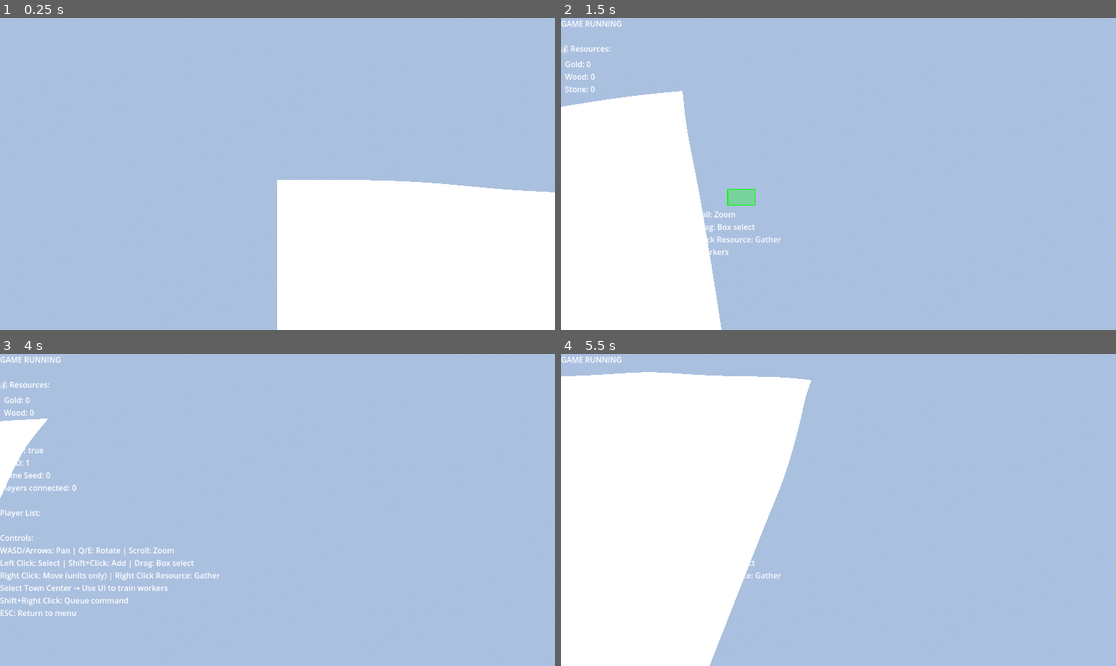
Above: before the commit, frames 1-4 (two rows, left to right).
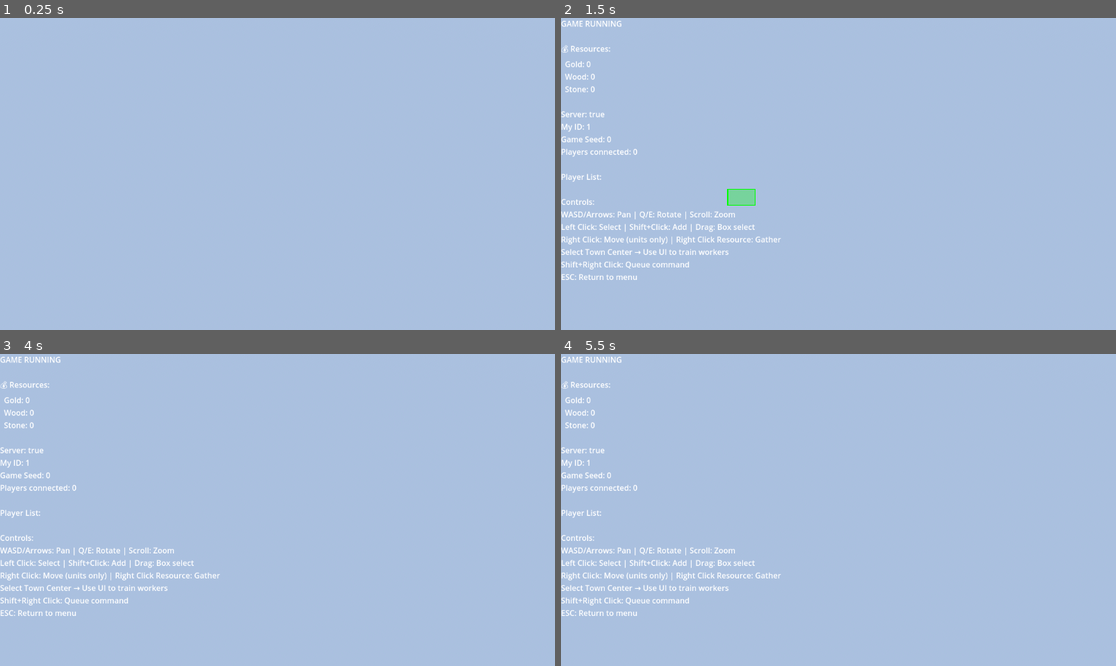
Above: after the commit, the same moments.

Repository: TonySimmering/rts_2025_v7
Game: Godot game, scene res://scenes/game/game.tscn
Same seed, same stepped clock (60 frames per second), same inputs: the game is played once before the commit and once after it. This scene is started directly instead of the project's main scene.
Inputs (mouse positions are in pixels of both pictures, inside the frame that each line leads up to):
- Up to frame 1 (0.25 s): no input
- Up to frame 2 (1.5 s): tap Enter at 0.5 s; move the mouse to (960, 158) at 0.52 s; hold Right (ui_right) 0.53-1.25 s; hold Q (camera_rotate_left) 0.53-1.25 s; click (960, 158) at 0.67 s; drag from (727, 189) to (810, 236) at 1.27 s
- Up to frame 3 (4 s): move the mouse to (333, 441) at 2.02 s; hold Right (ui_right) 2.03-2.75 s; tap I at 2.1 s; drag from (249, 572) to (111, 463) at 2.77 s; move the mouse to (444, 556) at 3.52 s; hold Left (ui_left) from 3.53 s (still down); tap F at 3.6 s
- Up to frame 4 (5.5 s): release Left (ui_left) at 4.25 s; drag from (672, 463) to (755, 432) at 4.27 s; move the mouse to (866, 510) at 5.02 s; hold Down (ui_down) from 5.03 s (still down); hold Q (camera_rotate_left) from 5.03 s (still down); click (866, 510) at 5.17 s

The runs differ from the first frame. In frame 1, 23% of the frame differs, in the area x 49-100%, y 51-100%; in frame 2, 18%; in frame 3, 0.9%; in frame 4, 33%, in the area x 0-46%, y 5-100%.
Error after the commit: Invalid call. Nonexistent function 'generate_tangents' in base 'ArrayMesh'. (res://scenes/terrain/terrain.gd:148)

Commit message:
Annotate terrain generation locals with explicit types

Diff:
--- a/scenes/terrain/terrain.gd
+++ b/scenes/terrain/terrain.gd
@@ -39,8 +39,14 @@
 const RESOURCE_NODE_SCENE = preload("res://scripts/resources/resource_node.tscn")
 
 var noise: FastNoiseLite
-var heightmap: Array = []
+var heightmap: Array[PackedFloat32Array] = []
 var terrain_seed: int = 0
+
+var _vertex_positions: PackedVector3Array = PackedVector3Array()
+var _vertex_normals: PackedVector3Array = PackedVector3Array()
+var _vertex_uvs: PackedVector2Array = PackedVector2Array()
+var _vertex_colors: PackedColorArray = PackedColorArray()
+var _mesh_indices: PackedInt32Array = PackedInt32Array()
 
 func _ready():
 	auto_generate = false
@@ -68,57 +74,126 @@
 	heightmap.resize(terrain_depth)
 
 	for z in terrain_depth:
-		heightmap[z] = []
-		heightmap[z].resize(terrain_width)
+		var row: PackedFloat32Array = PackedFloat32Array()
+		row.resize(terrain_width)
 		for x in terrain_width:
-			var noise_value = noise.get_noise_2d(x, z)
-			var height = remap(noise_value, -1.0, 1.0, min_height, max_height)
-			heightmap[z][x] = height
+			var noise_value: float = noise.get_noise_2d(x, z)
+			var height: float = remap(noise_value, -1.0, 1.0, min_height, max_height)
+			row[x] = height
+		heightmap[z] = row
 
 func create_mesh():
-	var surface_tool = SurfaceTool.new()
-	surface_tool.begin(Mesh.PRIMITIVE_TRIANGLES)
-
-	# Build vertices
+	_build_vertex_data_from_heightmap()
+	_commit_terrain_mesh()
+
+func _build_vertex_data_from_heightmap():
+	var vertex_count: int = terrain_width * terrain_depth
+
+	_vertex_positions = PackedVector3Array()
+	_vertex_positions.resize(vertex_count)
+	_vertex_normals = PackedVector3Array()
+	_vertex_normals.resize(vertex_count)
+	_vertex_uvs = PackedVector2Array()
+	_vertex_uvs.resize(vertex_count)
+	_vertex_colors = PackedColorArray()
+	_vertex_colors.resize(vertex_count)
+
+	_mesh_indices = PackedInt32Array()
+	_mesh_indices.resize((terrain_width - 1) * (terrain_depth - 1) * 6)
+
+	var width_minus_one: int = max(1, terrain_width - 1)
+	var depth_minus_one: int = max(1, terrain_depth - 1)
+	var index_write: int = 0
+
 	for z in terrain_depth:
 		for x in terrain_width:
-			var height = heightmap[z][x]
-			var vertex_pos = Vector3(
-				x * terrain_scale,
-				height,
-				z * terrain_scale
-			)
-			surface_tool.add_vertex(vertex_pos)
-
-			# --- CRITICAL FIX: ADD UVS FOR TEXTURING ---
-			surface_tool.set_uv(Vector2(
-				(x * terrain_scale) / terrain_width,
-				(z * terrain_scale) / terrain_depth
-			))
-
-	# Build triangles
+			var array_index: int = z * terrain_width + x
+			var height: float = heightmap[z][x]
+			var position: Vector3 = Vector3(x * terrain_scale, height, z * terrain_scale)
+			var normal: Vector3 = _calculate_vertex_normal(x, z)
+			var slope: float = 1.0 - clamp(normal.y, 0.0, 1.0)
+			var color: Color = _calculate_vertex_color(height, slope)
+
+			_vertex_positions[array_index] = position
+			_vertex_normals[array_index] = normal
+			_vertex_uvs[array_index] = Vector2(float(x) / width_minus_one, float(z) / depth_minus_one)
+			_vertex_colors[array_index] = color
+
 	for z in terrain_depth - 1:
 		for x in terrain_width - 1:
-			var i = z * terrain_width + x
-
-			surface_tool.add_index(i)
-			surface_tool.add_index(i + 1)
-			surface_tool.add_index(i + terrain_width)
-
-			surface_tool.add_index(i + 1)
-			surface_tool.add_index(i + terrain_width + 1)
-			surface_tool.add_index(i + terrain_width)
-
-	surface_tool.generate_normals()
-
-	# --- CRITICAL FIX: ADD TANGENTS FOR NORMAL MAPPING ---
-	surface_tool.generate_tangents()
-
-	terrain_mesh_instance.mesh = surface_tool.commit()
+			var top_left: int = z * terrain_width + x
+			var top_right: int = top_left + 1
+			var bottom_left: int = top_left + terrain_width
+			var bottom_right: int = bottom_left + 1
+
+			_mesh_indices[index_write] = top_left
+			_mesh_indices[index_write + 1] = top_right
+			_mesh_indices[index_write + 2] = bottom_left
+			_mesh_indices[index_write + 3] = top_right
+			_mesh_indices[index_write + 4] = bottom_right
+			_mesh_indices[index_write + 5] = bottom_left
+			index_write += 6
+
+func _commit_terrain_mesh():
+	var arrays: Array = []
+	arrays.resize(Mesh.ARRAY_MAX)
+	arrays[Mesh.ARRAY_VERTEX] = _vertex_positions
+	arrays[Mesh.ARRAY_NORMAL] = _vertex_normals
+	arrays[Mesh.ARRAY_TEX_UV] = _vertex_uvs
+	arrays[Mesh.ARRAY_COLOR] = _vertex_colors
+	arrays[Mesh.ARRAY_INDEX] = _mesh_indices
+
+	var mesh := ArrayMesh.new()
+	mesh.add_surface_from_arrays(Mesh.PRIMITIVE_TRIANGLES, arrays)
+	mesh.generate_tangents()
+
+	terrain_mesh_instance.mesh = mesh
+
+func _calculate_vertex_normal(x: int, z: int) -> Vector3:
+	var left: float = heightmap[z][max(x - 1, 0)]
+	var right: float = heightmap[z][min(x + 1, terrain_width - 1)]
+	var forward: float = heightmap[min(z + 1, terrain_depth - 1)][x]
+	var back: float = heightmap[max(z - 1, 0)][x]
+
+	var normal := Vector3(left - right, 2.0 * terrain_scale, forward - back)
+	return normal.normalized()
+
+func _calculate_vertex_color(height: float, slope: float) -> Color:
+	var height_range: float = max(0.001, max_height - min_height)
+	var height_normalized: float = clamp((height - min_height) / height_range, 0.0, 1.0)
+
+	var snow: float = smoothstep(0.75, 0.9, height_normalized)
+	var rock_height: float = smoothstep(0.55, 0.75, height_normalized)
+	var slope_influence: float = smoothstep(0.35, 0.85, slope)
+	var rock: float = max(rock_height, slope_influence) * (1.0 - snow)
+
+	var dirt: float = smoothstep(0.3, 0.55, height_normalized) * (1.0 - snow)
+	dirt = clamp(dirt, 0.0, 1.0 - snow)
+
+	var grass: float = max(0.0, 1.0 - (rock + snow + dirt))
+	var total: float = grass + dirt + rock + snow
+	if total <= 0.0:
+		grass = 1.0
+		total = 1.0
+
+	grass /= total
+	dirt /= total
+	rock /= total
+	snow /= total
+
+	return Color(grass, dirt, rock, snow)
 
 func create_collision():
+	if terrain_mesh_instance.mesh == null:
+		push_error("Terrain mesh is missing; cannot create collision")
+		return
+
+	var faces: PackedVector3Array = terrain_mesh_instance.mesh.get_faces()
+	if faces.is_empty():
+		push_error("Terrain mesh returned zero faces; collision not created")
+		return
+
 	var shape = ConcavePolygonShape3D.new()
-	var faces = terrain_mesh_instance.mesh.get_faces()
 	shape.set_faces(faces)
 	collision_shape.shape = shape
 	terrain_collision.collision_layer = 1
@@ -170,14 +245,21 @@
 	var source_geometry = NavigationMeshSourceGeometryData3D.new()
 
 	# 1. Add Terrain Geometry ONLY
+	if terrain_mesh_instance.mesh == null:
+		push_error("Cannot bake navmesh: terrain mesh is missing")
+		return
+
 	var mesh_faces = terrain_mesh_instance.mesh.get_faces()
+	if mesh_faces.is_empty():
+		push_error("Cannot bake navmesh: terrain mesh returned zero faces")
+		return
+
 	var mesh_transform = terrain_mesh_instance.global_transform
 	source_geometry.add_faces(mesh_faces, mesh_transform)
 	print("    Added terrain geometry...")
 
 	# 2. Bake!
 	await _bake_nav_mesh_from_source(nav_mesh, source_geometry)
-
 
 func bake_navigation_with_obstacles():
 	"""
@@ -198,7 +280,15 @@
 	var source_geometry = NavigationMeshSourceGeometryData3D.new()
 
 	# 1. Add Terrain Geometry
+	if terrain_mesh_instance.mesh == null:
+		push_error("Cannot bake navmesh: terrain mesh is missing")
+		return
+
 	var terrain_mesh_faces = terrain_mesh_instance.mesh.get_faces()
+	if terrain_mesh_faces.is_empty():
+		push_error("Cannot bake navmesh: terrain mesh returned zero faces")
+		return
+
 	var terrain_transform = terrain_mesh_instance.global_transform
 	source_geometry.add_faces(terrain_mesh_faces, terrain_transform)
 	print("    Added terrain geometry...")
@@ -243,7 +333,6 @@
 
 	# 4. Bake!
 	await _bake_nav_mesh_from_source(nav_mesh, source_geometry)
-
 func spawn_resource_nodes():
 	"""Spawn all resources - called from game.gd after buildings"""
 	if not multiplayer.is_server():
